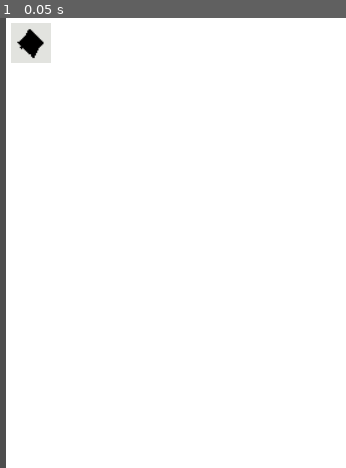
Above: before the commit, frame 1.
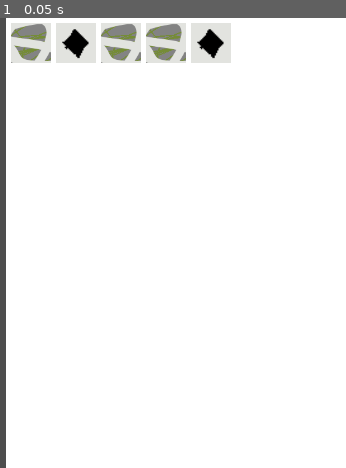
Above: after the commit, the same moment.

Repository: JusPSLiu/2024Fall49HourJamGame
Game: Godot game, scene res://Scenes/Screens/GameScreen.tscn
Same seed, same stepped clock (60 frames per second), same inputs: the game is played once before the commit and once after it. This scene is started directly instead of the project's main scene.
Inputs:
- Up to frame 1 (0.05 s): no input

The runs differ from the first frame. In frame 1, 4.7% of the frame differs, in the area x 3-67%, y 1-10%.

Commit message:
feat: added descriptions

Diff:
--- a/Scenes/GridTile.tscn
+++ b/Scenes/GridTile.tscn
@@ -13,6 +13,7 @@
 
 [node name="TextureButton" type="TextureButton" parent="."]
 custom_minimum_size = Vector2(64, 64)
+layout_mode = 0
 offset_right = 64.0
 offset_bottom = 64.0
 texture_normal = ExtResource("2_fl7m8")
@@ -22,6 +23,59 @@
 
 [node name="TextureRect" type="TextureRect" parent="."]
 custom_minimum_size = Vector2(64, 64)
+layout_mode = 0
 offset_right = 64.0
 offset_bottom = 64.0
 mouse_filter = 2
+
+[node name="Label" type="Label" parent="."]
+layout_mode = 0
+offset_left = 24.0
+offset_top = 41.0
+offset_right = 40.0
+offset_bottom = 64.0
+theme_override_colors/font_color = Color(0, 0, 0, 1)
+theme_override_colors/font_shadow_color = Color(1, 1, 1, 1)
+theme_override_colors/font_outline_color = Color(1, 1, 1, 1)
+text = "1"
+horizontal_alignment = 1
+vertical_alignment = 1
+
+[node name="InfoCard" type="Control" parent="."]
+layout_mode = 1
+offset_left = -200.0
+offset_right = -200.0
+grow_vertical = 2
+metadata/_edit_group_ = true
+
+[node name="ColorRect" type="ColorRect" parent="InfoCard"]
+layout_mode = 0
+offset_right = 192.0
+offset_bottom = 128.0
+color = Color(0.470588, 0.470588, 0.470588, 0.976471)
+
+[node name="VBoxContainer" type="VBoxContainer" parent="InfoCard/ColorRect"]
+custom_minimum_size = Vector2(0, 128)
+layout_mode = 0
+offset_left = 4.0
+offset_right = 70.0
+offset_bottom = 128.0
+theme_override_constants/separation = 8
+alignment = 1
+
+[node name="Label" type="Label" parent="InfoCard/ColorRect/VBoxContainer"]
+layout_mode = 2
+theme_override_font_sizes/font_size = 12
+text = "sample"
+
+[node name="HBoxContainer" type="HBoxContainer" parent="InfoCard/ColorRect/VBoxContainer"]
+custom_minimum_size = Vector2(64, 64)
+layout_mode = 2
+
+[node name="Label2" type="Label" parent="InfoCard/ColorRect/VBoxContainer"]
+layout_mode = 2
+theme_override_font_sizes/font_size = 12
+text = "description"
+
+[connection signal="mouse_entered" from="TextureButton" to="." method="_on_Button_mouse_entered"]
+[connection signal="mouse_exited" from="TextureButton" to="." method="_on_Button_mouse_exited"]
--- /dev/null
+++ b/Scenes/IngredientTile.tscn
@@ -0,0 +1,35 @@
+[gd_scene load_steps=2 format=3 uid="uid://bgjuv8k06rw3p"]
+
+[ext_resource type="Script" path="res://Scripts/ingredient_tile.gd" id="1_avrr1"]
+
+[node name="IngredientTIle" type="Control"]
+custom_minimum_size = Vector2(64, 64)
+layout_mode = 3
+anchors_preset = 0
+script = ExtResource("1_avrr1")
+
+[node name="ColorRect" type="ColorRect" parent="."]
+layout_mode = 0
+offset_right = 64.0
+offset_bottom = 64.0
+color = Color(0.537011, 0.537011, 0.537011, 1)
+
+[node name="TextureRect" type="TextureRect" parent="."]
+custom_minimum_size = Vector2(64, 64)
+layout_mode = 0
+offset_right = 64.0
+offset_bottom = 64.0
+mouse_filter = 2
+
+[node name="Label" type="Label" parent="."]
+layout_mode = 0
+offset_left = 24.0
+offset_top = 41.0
+offset_right = 40.0
+offset_bottom = 64.0
+theme_override_colors/font_color = Color(0, 0, 0, 1)
+theme_override_colors/font_shadow_color = Color(1, 1, 1, 1)
+theme_override_colors/font_outline_color = Color(1, 1, 1, 1)
+text = "1"
+horizontal_alignment = 1
+vertical_alignment = 1
--- a/Scenes/Screens/GameGrid.tscn
+++ b/Scenes/Screens/GameGrid.tscn
@@ -5,7 +5,7 @@
 [node name="GameGrid" type="Node2D" node_paths=PackedStringArray("gameGridContainer")]
 script = ExtResource("1_q8jw7")
 gameGridContainer = NodePath("ScrollContainer/HBoxContainer/VBoxContainer/GridContainer")
-tileOrder = Array[String](["sample"])
+tileOrder = Array[String](["sample3", "sample2", "sample4", "sample5", "sample"])
 
 [node name="ColorRect" type="ColorRect" parent="."]
 offset_right = 584.0
@@ -38,6 +38,7 @@
 size_flags_vertical = 3
 
 [node name="GridContainer" type="GridContainer" parent="ScrollContainer/HBoxContainer/VBoxContainer"]
+z_index = 10
 layout_mode = 2
 theme_override_constants/h_separation = 8
 theme_override_constants/v_separation = 8
--- a/Scripts/grid_tile.gd
+++ b/Scripts/grid_tile.gd
@@ -8,6 +8,25 @@
 var craftQuantity: int = 1
 var components: Array
 
+@onready var neededTilesHolder: HBoxContainer = $InfoCard/ColorRect/VBoxContainer/HBoxContainer
+var ingredientTileScene: PackedScene = preload("res://Scenes/IngredientTile.tscn")
+
 func _ready() -> void:
+	$InfoCard.hide()
 	$TextureRect.texture = image
 	$TextureRect.scale = Vector2(64/$TextureRect.size.x,64/$TextureRect.size.y)
+	for component in components:
+		var iTile = ingredientTileScene.instantiate()
+		var iImage = GridTileSingleton.get_tile(component["tileName"]).image
+		iTile.setVariables(iImage, component["quantity"])
+		neededTilesHolder.add_child(iTile)
+
+func refreshQuantity():
+	var quantity = GridTileSingleton.getQuantity(tileName)
+	$Label.text = str(quantity) if quantity > 1 else ""
+
+func _on_Button_mouse_entered():
+	$InfoCard.show()
+
+func _on_Button_mouse_exited():
+	$InfoCard.hide()
--- a/Scripts/grid_tile_singleton.gd
+++ b/Scripts/grid_tile_singleton.gd
@@ -4,9 +4,11 @@
 
 # Store all tiles in a dictionary
 var tiles = {}
+var tileQuantities = {}
 
 func _ready() -> void:
 	load_tiles_from_folder("res://gridTileJSONS/")
+	set_default_quantities()
 
 func load_tiles_from_folder(folder_path: String) -> void:
 	var dir = DirAccess.open(folder_path)
@@ -60,6 +62,14 @@
 	else:
 		print("Failed to open file:", file_path)
 
+func set_default_quantities():
+	for tileName in tiles:
+		tileQuantities[tileName] = 0
+		tiles[tileName].refreshQuantity()
+
+func getQuantity(tile_name: String):
+	return tileQuantities[tile_name]
+
 # Function to get a tile by name
 func get_tile(tile_name: String) -> gridTile:
 	return tiles.get(tile_name, null)
--- /dev/null
+++ b/Scripts/ingredient_tile.gd
@@ -0,0 +1,8 @@
+extends Control
+
+class_name ingredientTile
+
+func setVariables(image: Texture2D, quantity: int):
+	$TextureRect.texture = image
+	$TextureRect.scale = Vector2(64/$TextureRect.size.x,64/$TextureRect.size.y)
+	$Label.text = str(quantity) if quantity > 1 else ""
--- a/gridTileJSONS/sample.json
+++ b/gridTileJSONS/sample.json
@@ -6,13 +6,13 @@
 	"components":
 	[
 		{
-			"tileName": "sample",
-			"quantity": 1,
-			"catalyst": true
+			"tileName": "sample2",
+			"quantity": 2,
+			"catalyst": false
 		},
 		{
-			"tileName": "sample",
-			"quantity": 1,
+			"tileName": "sample3",
+			"quantity": 3,
 			"catalyst": false
 		}
 	]
--- /dev/null
+++ b/gridTileJSONS/sample2.json
@@ -0,0 +1,9 @@
+{
+	"tileName": "sample2",
+	"image": "res://Art/sampleTile.png",
+	"description": "No description",
+	"craftQuantity": 1,
+	"components":
+	[
+	]
+}
--- /dev/null
+++ b/gridTileJSONS/sample3.json
@@ -0,0 +1,9 @@
+{
+	"tileName": "sample3",
+	"image": "res://Art/sampleTile2.png",
+	"description": "No description",
+	"craftQuantity": 1,
+	"components":
+	[
+	]
+}
--- /dev/null
+++ b/gridTileJSONS/sample4.json
@@ -0,0 +1,9 @@
+{
+	"tileName": "sample4",
+	"image": "res://Art/sampleTile2.png",
+	"description": "No description",
+	"craftQuantity": 1,
+	"components":
+	[
+	]
+}
--- /dev/null
+++ b/gridTileJSONS/sample5.json
@@ -0,0 +1,9 @@
+{
+	"tileName": "sample5",
+	"image": "res://Art/sampleTile2.png",
+	"description": "No description",
+	"craftQuantity": 1,
+	"components":
+	[
+	]
+}
Not shown, added: Scenes/GriD2D4.tmp
